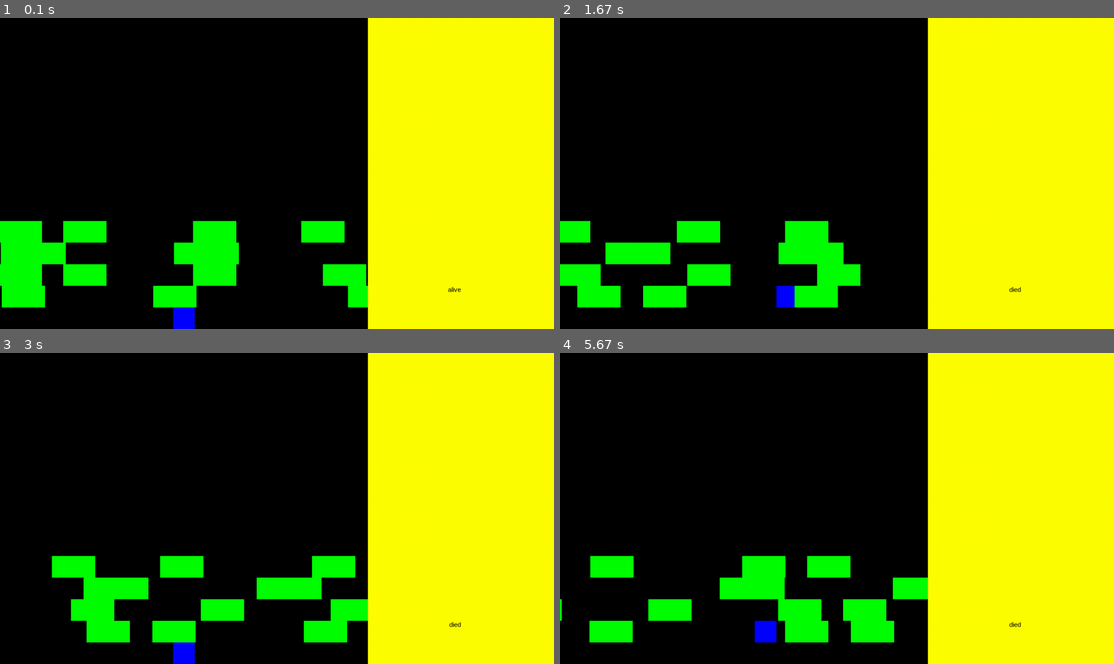
Above: before the commit, frames 1-4 (two rows, left to right).
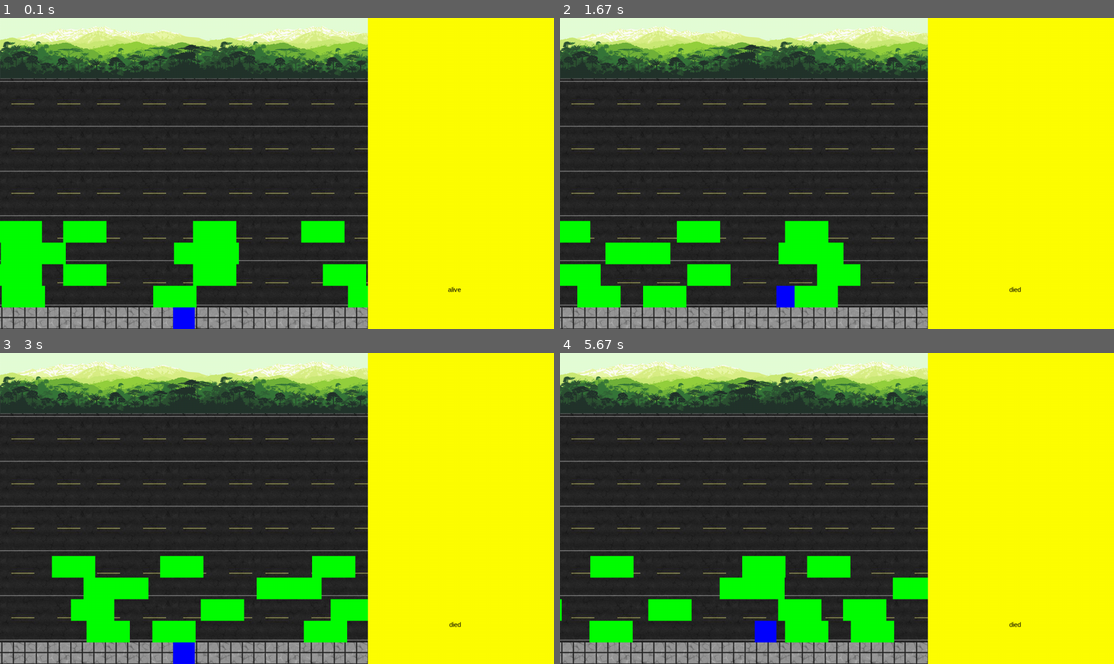
Above: after the commit, the same moments.

Repository: AyoubErrajraji/MonkeyBusiness
Game: pygame game, started from crosstheroad_lib/main.py
Two runs of this game, one before a commit and one after it. Both use one fixed random seed, a clock stepped at 60 frames per second and the inputs below.
Inputs:
- Up to frame 1 (0.1 s): no input
- Up to frame 2 (1.67 s): hold Right 0.33-0.8 s; hold Up 0.83-1.13 s; hold Right 1.17-1.63 s
- Up to frame 3 (3 s): hold Left 1.67-2.2 s; hold Down 2.23-2.53 s; hold Left 2.57-2.97 s
- Up to frame 4 (5.67 s): hold Up 3-3.37 s; hold Right 3.4-4.03 s; hold Down 4.07-4.43 s; hold Left 4.47-4.93 s; hold Right 4.97-5.43 s; hold Up from 5.47 s (still down)

The runs differ from the first frame. In frame 1, 59% of the frame differs, in the area x 0-67%, y 0-100%; in frame 2, 60%; in frame 3, 60%; in frame 4, 60%.

Commit message:
added a background to crosstheroad

Diff:
--- a/crosstheroad_lib/crosstheroad.py
+++ b/crosstheroad_lib/crosstheroad.py
@@ -1,5 +1,4 @@
 import pygame, sys
-from random import randint
 
 
 class Rectangle:
@@ -120,7 +119,8 @@
         self.screen.fill(color)
 
     def blit(self):
-        self.background(self.config.black)
+        background = pygame.image.load("src/background.jpg").convert()
+        self.screen.blit(background, (0,0))
         self.monkey.show()
         self.addCars()
         # Debugging console info
Binary file added: crosstheroad_lib/src/background.jpg
